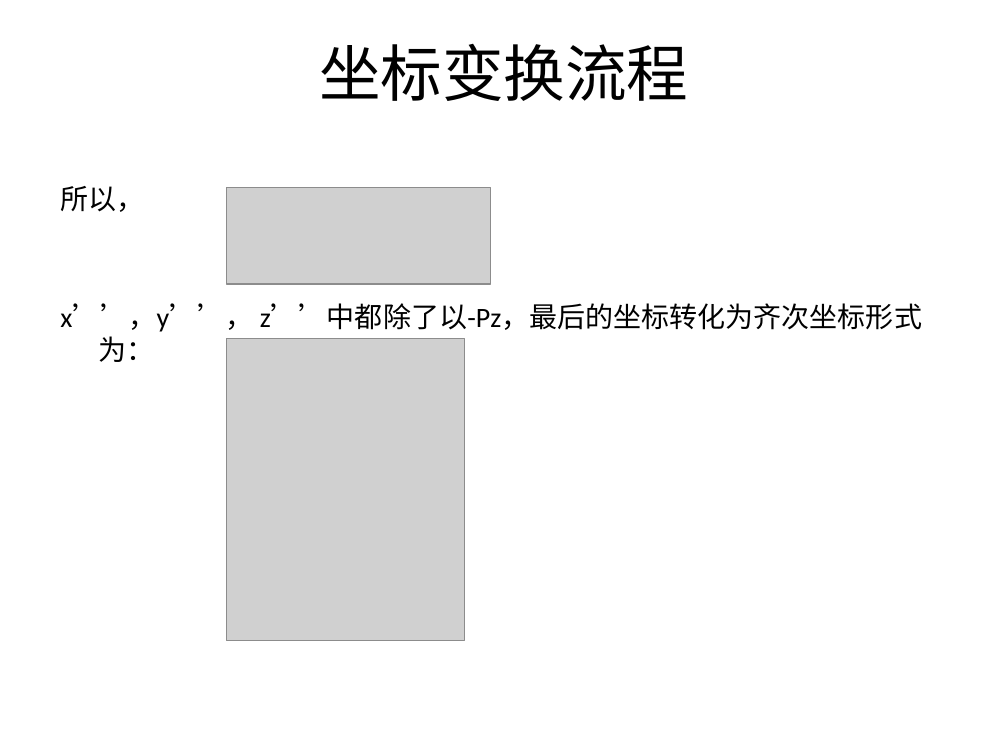
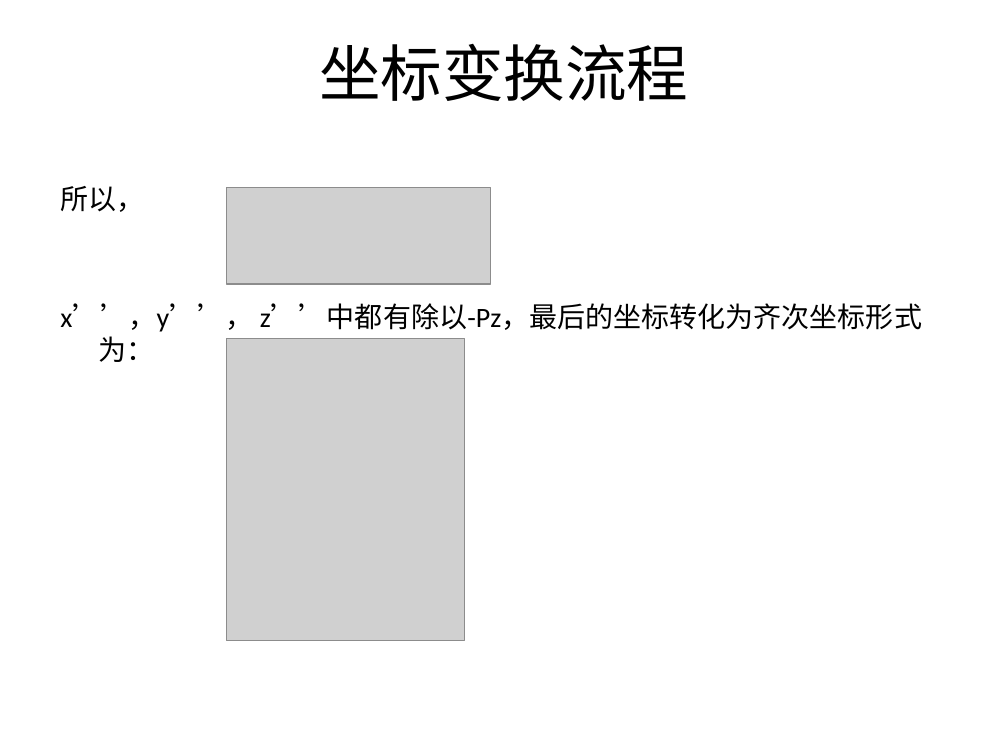
Before and after one commit to SeventhMage/MagicX, a slide deck: slide 26 of SoftEngine/doc/SoftwareRender.pptx. Drawn at 1008x756 pixels with LibreOffice and Linux fonts; fonts in the diff are those of the drawing; grey boxes stand for pictures; background and template pictures are left out. Boxes give left, top, right and bottom in pixels: in the first picture for what was removed or moved away, otherwise in the second. Text is boxed around its words. In the diff, an @@ line names an element or a change of style, - is before the commit and + after.

```diff
--- a/SoftEngine/doc/SoftwareRender.pptx
+++ b/SoftEngine/doc/SoftwareRender.pptx
@@ text at (60, 303, 922, 362): text changed @@
-x’’，y’’， z’’中都除了以-Pz，最后的坐标转化为齐次坐标形式为：
+x’’，y’’， z’’中都有除以-Pz，最后的坐标转化为齐次坐标形式为：
```
Also in this commit, not shown: 4 other slides changed, 2 slides added.
